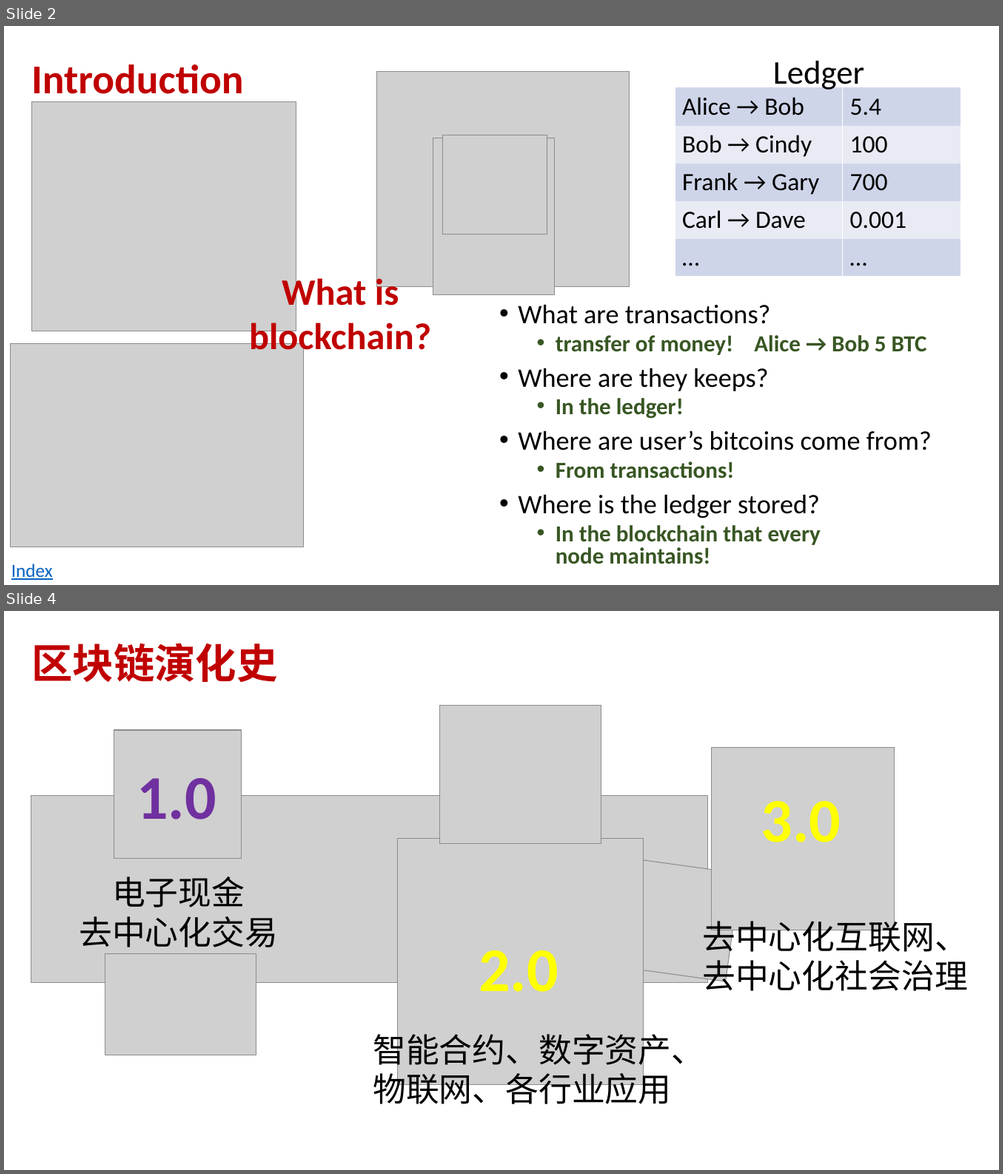
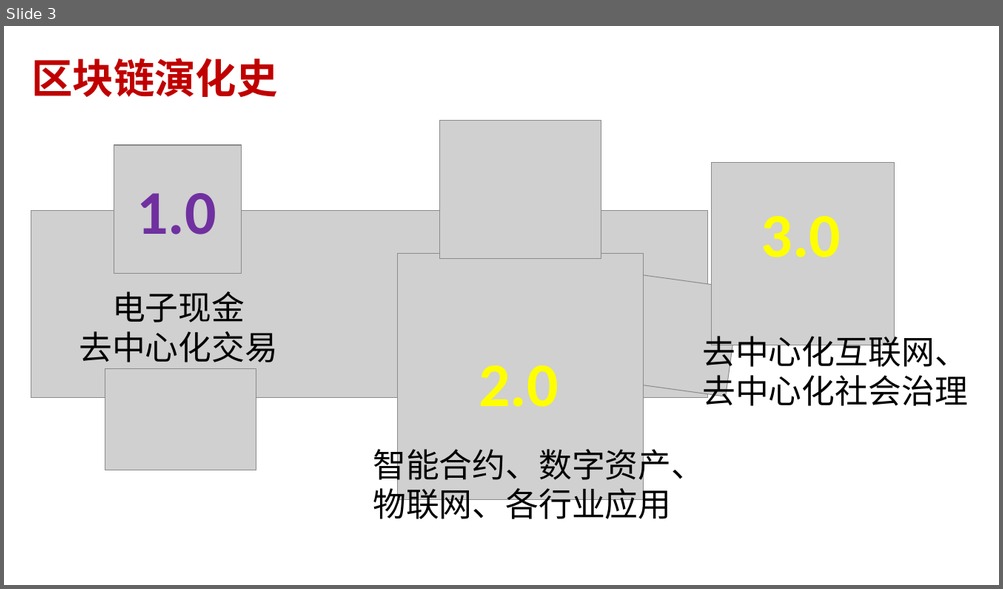
Before and after one commit to andyplusplus/blockchain, a slide deck: how_bitcoin_works_2/bc_0_blockChain.pptx. Shown one above the other, each under a label of ours: slides 2 and 4 before the commit, slide 3 after it; the slides between them are not shown. The pictures are 1003x1174 and 1003x589 pixels, drawn with LibreOffice and Linux fonts; fonts in the diff are those of the drawing; grey boxes stand for pictures. Boxes give left, top, right and bottom in pixels: in the first picture for what was removed or moved away, otherwise in the second. Text is boxed around its words. In the diff, an @@ line names an element or a change of style, - is before the commit and + after.

```diff
--- a/how_bitcoin_works_2/bc_0_blockChain.pptx
+++ b/how_bitcoin_works_2/bc_0_blockChain.pptx
@@ slide 2 removed at (4, 26, 999, 585), background #FFFFFF @@
@@ title removed at (31, 64, 244, 104) @@
-Introduction
@@ text removed at (773, 61, 864, 92) @@
-Ledger
@@ picture removed at (376, 72, 629, 287) @@
@@ table removed at (674, 88, 962, 275), 5 rows, 2 columns @@
-Alice → Bob | 5.4
-Bob → Cindy | 100
-Frank → Gary | 700
-Carl → Dave | 0.001
-… | …
@@ picture removed at (31, 102, 296, 332) @@
@@ picture removed at (443, 135, 547, 235) @@
@@ picture removed at (433, 138, 554, 295) @@
@@ text removed at (249, 274, 431, 358) @@
-  What is blockchain?
@@ text removed at (518, 304, 931, 565) @@
-• What are transactions?
-  • transfer of money! Alice → Bob 5 BTC
-• Where are they keeps?
-  • In the ledger!
-• Where are user’s bitcoins come from?
-  • From transactions!
-• Where is the ledger stored?
-  • In the blockchain that every
-    node maintains!
@@ picture removed at (10, 344, 303, 548) @@
@@ text removed at (11, 564, 53, 580) @@
-Index
@@ what was slide 4 is now slide 3 @@
```
Also in this commit, not shown: 3 slides changed, 6 slides added, 2 other slides removed, 15 other files.
